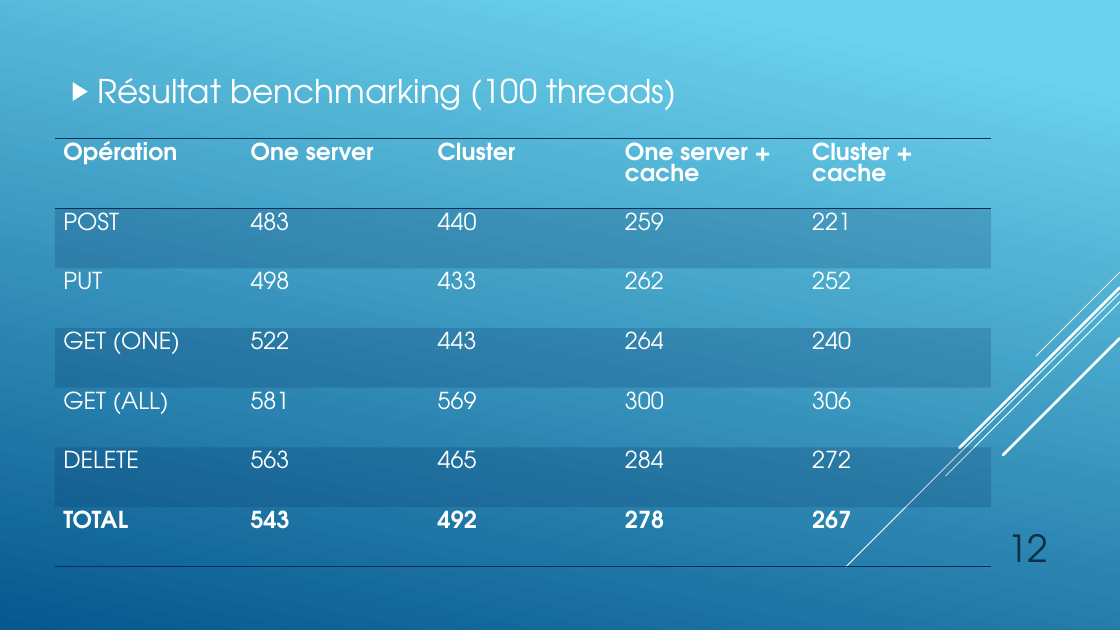
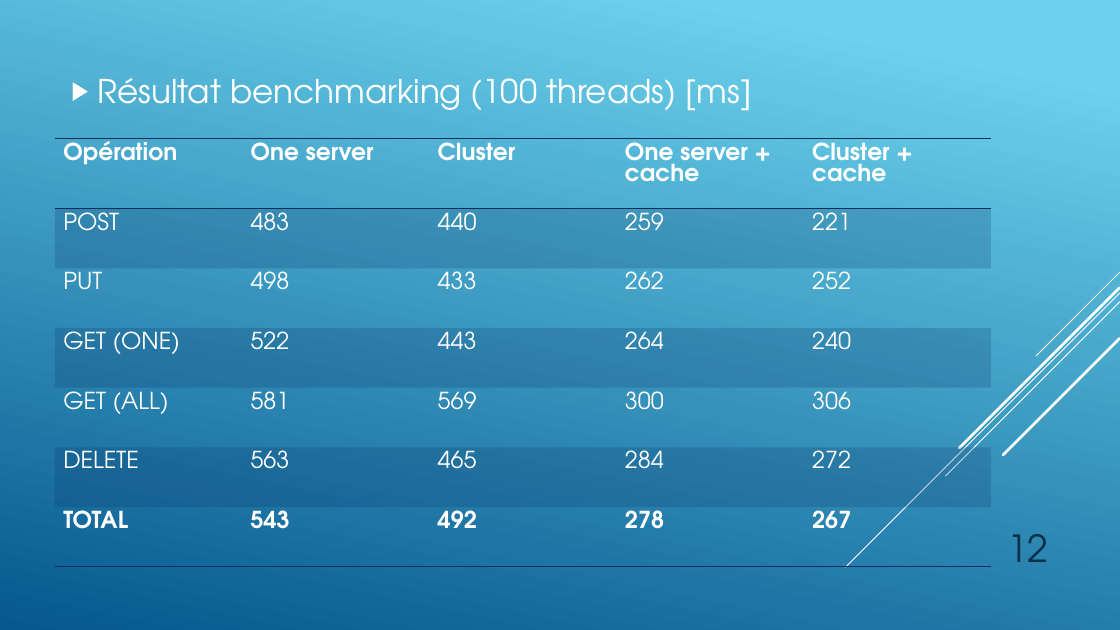
Before and after one commit to OscarSotoHES/tsmosf-labo2, a slide deck: slide 12 of Presentation/Caching-Team1.pptx. Drawn at 1120x630 pixels with LibreOffice and Linux fonts; fonts in the diff are those of the drawing. Boxes give left, top, right and bottom in pixels: in the first picture for what was removed or moved away, otherwise in the second. Text is boxed around its words. In the diff, an @@ line names an element or a change of style, - is before the commit and + after.

```diff
--- a/Presentation/Caching-Team1.pptx
+++ b/Presentation/Caching-Team1.pptx
@@ text at <box>98,78,751,111</box>: text changed @@
-▶ Résultat benchmarking (100 threads)
+▶ Résultat benchmarking (100 threads) [ms]
```
Also in this commit, not shown: 5 other slides changed, 2 slides added.
